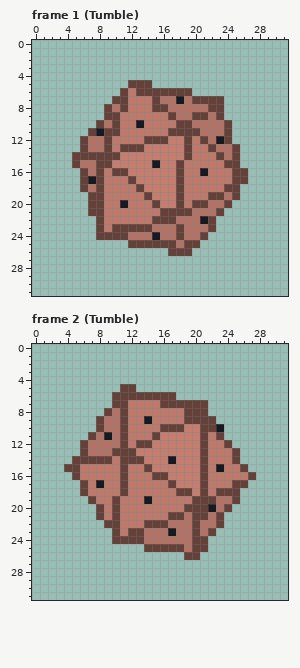
Edited in one commit: pixel-art file (assets/source/aseprite/rolls/d20.aseprite). The picture above is the old version.
32x32 pixels, 24 frames. Colours within 5 levels of each other are drawn and written as one. Shown: frame 1 (Tumble), frame 2 (Tumble). The commit also changed other frames, which this record leaves out.
The same view after the edit:
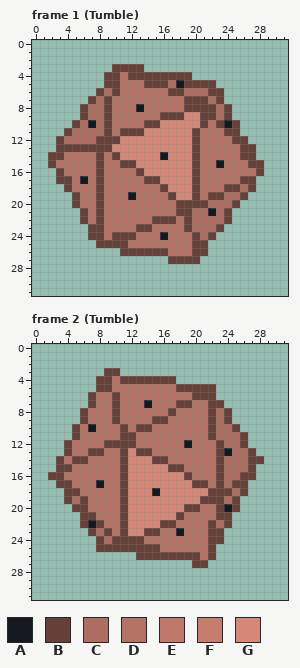
Palette (. is transparent): A #171921  B #664139  C #ad6e61  D #b47265  E #bf796b  F #c57d6e  G #d68878
The exact change:
Changed rows in their new state; - is an unchanged pixel.
Frame 1 (Tumble):
first column x 2:
 3 --------BBBB---------------
 4 -------BBDBBBBBBBB---------
 5 -------BBDDD-BBCABBBB------
 6 ------BCBDDDDDD--CCCBB-----
 7 -----BCBDDDDDD--DB--C------
 8 ----BCC--DDADDD--BBB-CB----
 9 ----BCC-DDDDDDB-BGG-BCB----
10 ---BCACBDDDDBBGGGGGB-BAB---
11 --BCCCC-DBBBGGGGGG-----B---
12 -BCCCCB-BGGGGGGGGGBD-DDBB--
13 -BBB-BB-GGGGGGGGGGBDD--DBB-
14 BBDDDD-D-GGGGGAGGGBDDD-DBB-
15 BDDD---DDBBGGGGGGGBDDADDDBB
16 -BDDD--DDDDBGGGGGGBDDDDDDDB
17 -BBDAD-DDDDDBBGGGGBDDDDD-B-
18 --BDD--DDDDDDDBGGGBDDD--CB-
19 ---BDD-DDDADDDDBGGBD--CCB--
20 ---BDD-DDDDDDDDD-B--CCCB---
21 ----BD-DDDDDDDDD--CCACB----
22 ----BD-DDDDDD----BCCCCB----
23 -----B-DDDD-----DBCCCB-----
24 -----B-D--B--DA-D-BCB------
25 ------BBBBDDDDDD-D-B-------
26 ---------BBBBBBDDDBB-------
27 ---------------BBBB--------
Frame 2 (Tumble):
first column x 2:
 3 -------BB------------------
 4 ------BBDBBBBBBB-----------
 5 ------BBDDDDDDDDBBBBB------
 6 -----BDD-DDDDDDDDDBBB------
 7 -----BDD-DDDADDD--DDBB-----
 8 ----BDDDBDDDDDDBDDDDBCB----
 9 ----BDD-BDDDDBBDDDDD-CB----
10 ---BDAD---DBBDDDDDDD-CCB---
11 ---BDD-D--BDDDDDDDDDBCCCB--
12 --BDD--BB-BDDDDDDADDDBCCB--
13 --BDDBB-D-GBBDDDDDDDDBACCB-
14 -BD--DDDD-GGGBBDDDDDDBCCCBB
15 -B-DDDDDD-GGGGGBBDDDDBCCCB-
16 BBDDDDDDD-GGGGGGGBDDDBCCB--
17 -BBDDD-DD-GGGGGGGGB-DBC----
18 --BBDDDDD-GGGAGGGGGGB--CB--
19 --BCBDDDDBGGGGGGGGG--BC----
20 ---BBDDDDBGGGGGGG--DDBAB---
21 ----BBDDDBGGGGGG--DD--B----
22 ----BABDDBGGGG-B--D-BCB----
23 -----BCBDBGGBB-DA-D--B-----
24 ------BC----------DDBB-----
25 ------BBBBBB--DDD-DDB------
26 -----------BBBBBB--DB------
27 ------------------BB-------
